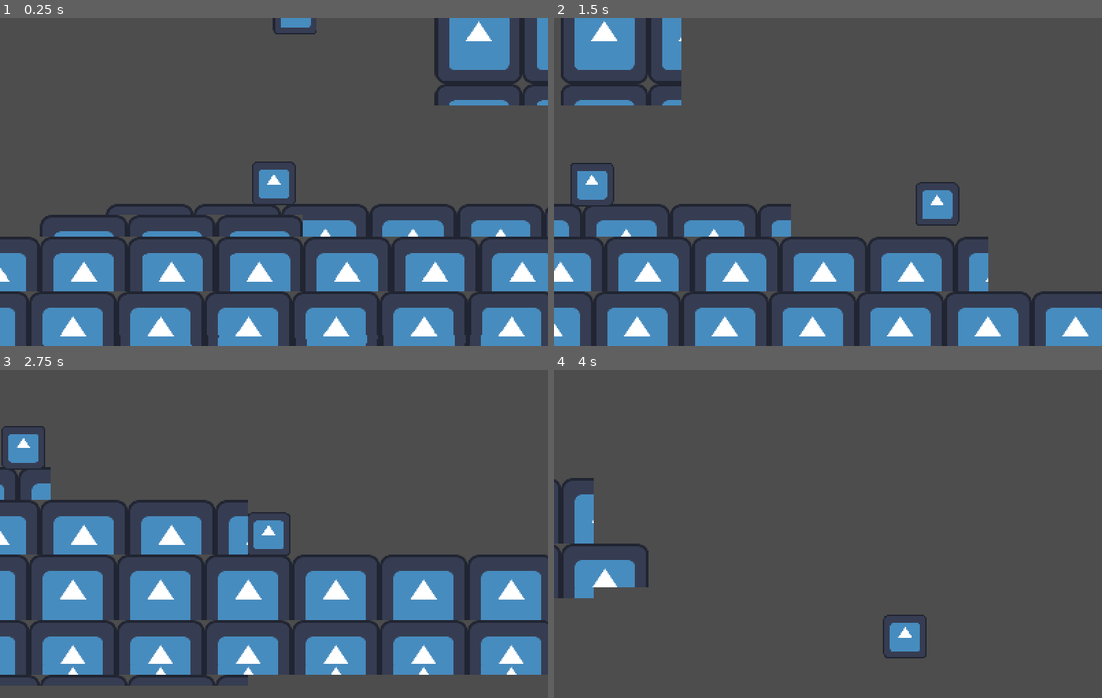
Above: before the commit, frames 1-4 (two rows, left to right).
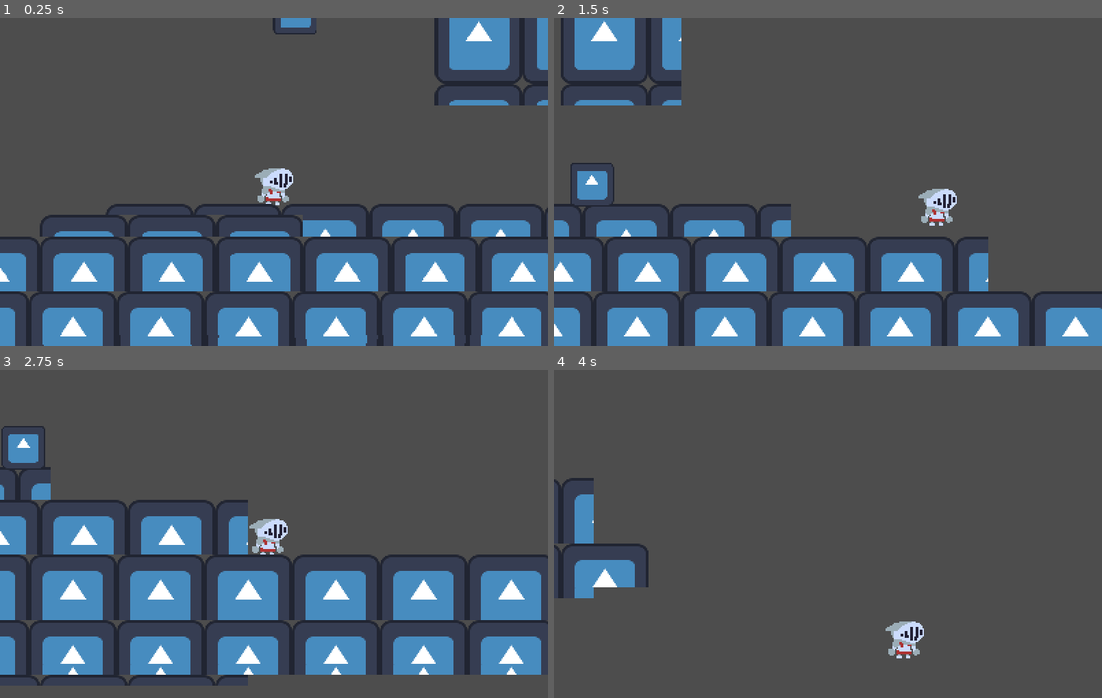
Above: after the commit, the same moments.

Repository: WondaMegapon/ACMJAM-S2024
Game: Godot game, scene res://Scenes/main.tscn
The game is run twice, just before and just after one commit, with the same random seed, the same clock (stepped at 60 frames per second) and the same inputs. The engine's default icon, where the game draws it, is replaced by a stand-in: a white triangle on a blue panel in a dark square.
Inputs:
- Up to frame 1 (0.25 s): no input
- Up to frame 2 (1.5 s): hold D (player_right) from 0.53 s (still down); tap Shift (player_dash) at 0.6, 1.35 s; tap Space (player_jump) at 0.77 s
- Up to frame 3 (2.75 s): tap Space (player_jump) at 1.52 s; release D (player_right) at 2.03 s; hold A (player_left) from 2.03 s (still down); tap Shift (player_dash) at 2.1 s
- Up to frame 4 (4 s): release A (player_left) at 2.78 s; hold D (player_right) from 2.78 s (still down); tap Shift (player_dash) at 2.85, 3.6 s; tap Space (player_jump) at 3.02, 3.77 s

The runs differ from the first frame. In frame 1, 0.7% of the frame differs, in the area x 46-54%, y 43-58%; in frame 2, 0.7%, in the area x 66-74%, y 50-64%; in frame 3, 0.7%; in frame 4, 0.7%.

Commit message:
Implementing a placeholder character sprite

Diff:
--- a/Objects/Characters/Player.tscn
+++ b/Objects/Characters/Player.tscn
@@ -1,7 +1,7 @@
 [gd_scene load_steps=4 format=3 uid="uid://drgdvvy4taqkv"]
 
 [ext_resource type="Script" path="res://Scripts/Characters/Player.gd" id="1_h7v3j"]
-[ext_resource type="Texture2D" uid="uid://cnltsonbhird" path="res://icon.svg" id="2_wnw2w"]
+[ext_resource type="Texture2D" uid="uid://dx1ns056julki" path="res://Textures/Characters/Player/PlayerTest.png" id="2_pi0qr"]
 
 [sub_resource type="RectangleShape2D" id="RectangleShape2D_00ojk"]
 size = Vector2(60, 60)
@@ -13,8 +13,8 @@
 shape = SubResource("RectangleShape2D_00ojk")
 
 [node name="Sprite2D" type="Sprite2D" parent="."]
-scale = Vector2(0.5, 0.5)
-texture = ExtResource("2_wnw2w")
+scale = Vector2(2, 2)
+texture = ExtResource("2_pi0qr")
 
 [node name="Camera2D" type="Camera2D" parent="."]
 zoom = Vector2(0.5, 0.5)
Not shown: 1 places in Scenes/main.tscn that only renumber resources
Binary file added: Textures/Characters/Player/PlayerTest.png
Not shown, added: Textures/Characters/Player/PlayerTest.png.import
